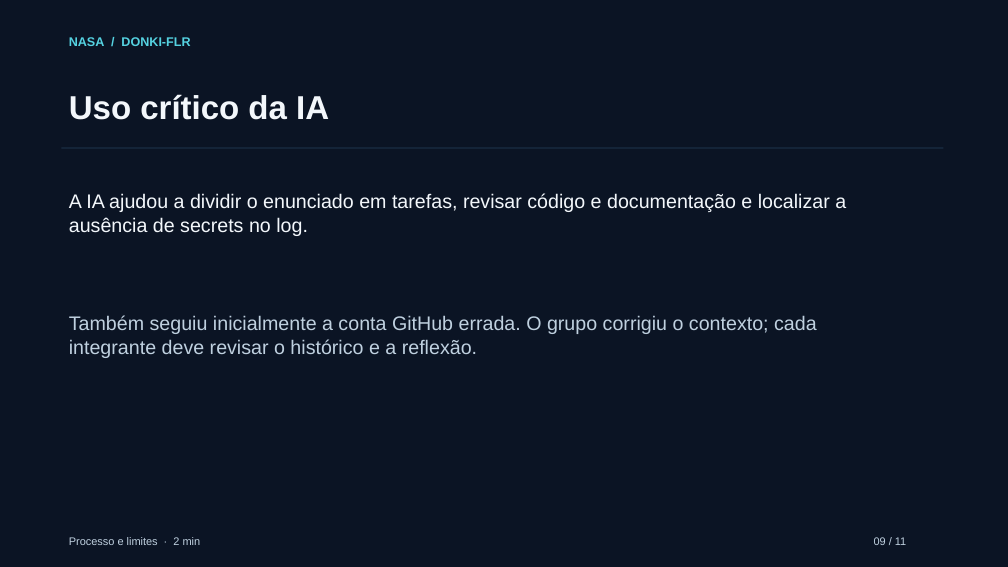
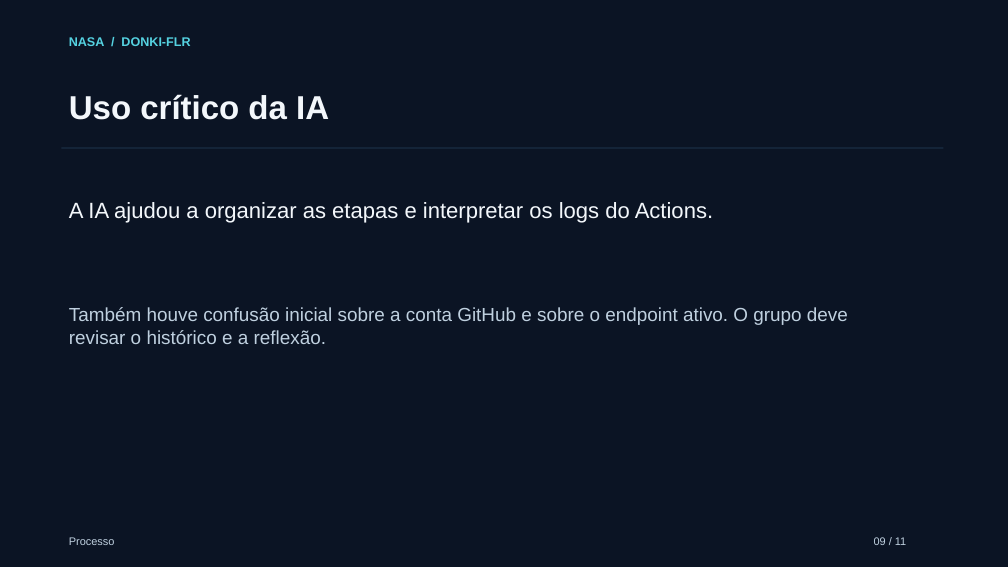
Before and after one commit to API-NASA-CCS/DONKI-FLR, a slide deck: slide 9 of docs/apresentacao.pptx. Drawn at 1008x567 pixels with LibreOffice and Linux fonts; fonts in the diff are those of the drawing. Boxes give left, top, right and bottom in pixels: in the first picture for what was removed or moved away, otherwise in the second. Text is boxed around its words. In the diff, an @@ line names an element or a change of style, - is before the commit and + after.

Commit message:
Corrige endpoint DONKI após migração CCMC

```diff
--- a/docs/apresentacao.pptx
+++ b/docs/apresentacao.pptx
@@ text at (69,202,713,223): text changed; size 18.8 to 21 pt @@
-A IA ajudou a dividir o enunciado em tarefas, revisar código e documentação e localizar a ausência de secrets no log.
+A IA ajudou a organizar as etapas e interpretar os logs do Actions.
@@ text at (69,307,848,344): text changed; size 18.8 to 18 pt @@
-Também seguiu inicialmente a conta GitHub errada. O grupo corrigiu o contexto; cada integrante deve revisar o histórico e a reflexão.
+Também houve confusão inicial sobre a conta GitHub e sobre o endpoint ativo. O grupo deve revisar o histórico e a reflexão.
@@ text at (69,537,115,545): text changed @@
-Processo e limites · 2 min
+Processo
```
Also in this commit, not shown: 6 other slides changed, 3 slides added, 3 slides removed, 8 other files.
